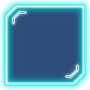
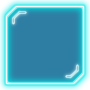
The second 90px x 90px image is a revision of the first. Changes to its layers:
painted on "Inside Fill" over bbox(7, 7, 83, 83)
